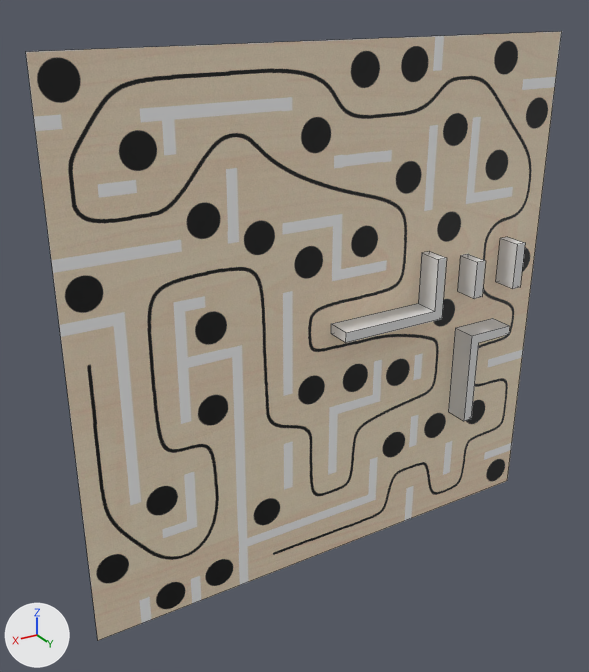
What one commit did to the Blender file assets/board.blend.
Before and after are seen from a 50 mm lens placed at (7.99, 11.8, 5.94), pointed at (0.8, -0.17, -0.05). Every picture has the same lights, and +X, +Y and +Z are marked at lower left. Mesh edges are drawn as thin lines.

Objects in the first picture: 'Board', 'Wall2', 'Wall3', 'Wall4', 'Wall5'.
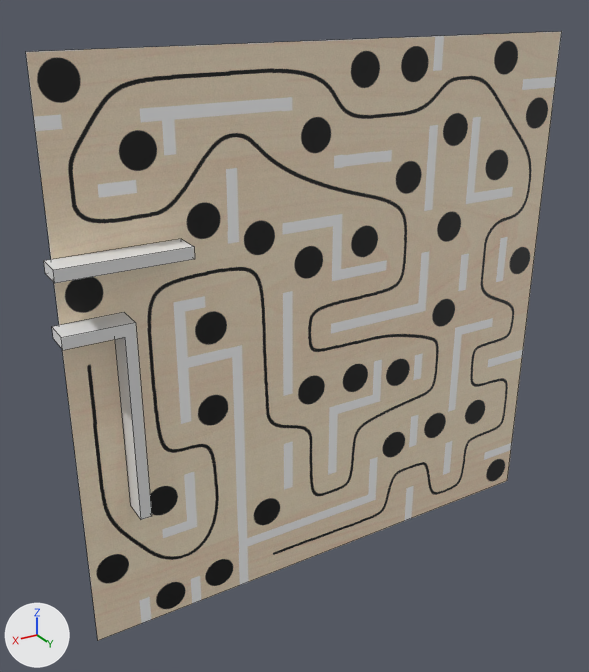
Location of each change, [x1, y1, x2, y2] in pixels of the pictures (589 x 672 px):
'Wall22', added: after [52, 312, 152, 520]
'Wall3', hidden: before [331, 251, 447, 343]
'Wall23', added: after [44, 239, 195, 283]
'Wall2', hidden: before [448, 318, 510, 421]
'Wall4', hidden: before [496, 237, 525, 289]
'Wall5', hidden: before [458, 254, 485, 299]

Patch to the scene script:
```diff
--- a/assets/board.blend.py
+++ b/assets/board.blend.py
@@ me_plane_028 @@
+me_plane_028.from_pydata([(-0.79, 0.35, 0.0), (-1.95, 0.55, 0.0), (-0.79, 0.55, 0.0), (-1.95, 0.55, -0.5), (-0.79, 0.35, -0.5), (-0.79, 0.55, -0.5), (-1.75, 0.35, 0.0), (-1.75, 0.35, -0.5), (-1.95, -3.05, 0.0), (-1.95, -3.05, -0.5), (-1.75, -3.05, 0.0), (-1.75, -3.05, -0.5), (-1.75, 0.35, 0.0), (-1.75, 0.35, -0.5)], [(13, 7), (6, 12)], [(0, 4, 5, 2), (7, 11, 9, 3, 5, 4), (2, 5, 3, 1), (6, 7, 4, 0), (3, 9, 8, 1), (8, 9, 11, 10), (7, 6, 10, 11)])
@@ me_plane_021 @@
+me_plane_021.from_pydata([(-2.99, 0.35, 0.0), (-0.79, 0.35, 0.0), (-2.99, 0.55, 0.0), (-0.79, 0.55, 0.0), (-2.99, 0.55, -0.5), (-2.99, 0.35, -0.5), (-0.79, 0.35, -0.5), (-0.79, 0.55, -0.5)], [], [(1, 6, 7, 3), (5, 4, 7, 6), (2, 4, 5, 0), (3, 7, 4, 2), (0, 5, 6, 1)])
@@ ob_wall2 @@
 ob_wall2.rotation_euler = (-1.571, 3.142, 0.0)  # degrees (-90, 180, 0)
+ob_wall2.hide_set(True)
@@ ob_wall3 @@
 ob_wall3.rotation_euler = (1.571, 0.0, 0.0)  # degrees (90, 0, 0)
+ob_wall3.hide_set(True)
@@ ob_wall4 @@
 ob_wall4.rotation_euler = (1.571, 0.0, 0.0)  # degrees (90, 0, 0)
+ob_wall4.hide_set(True)
@@ ob_wall5 @@
 ob_wall5.rotation_euler = (1.571, 0.0, 0.0)  # degrees (90, 0, 0)
+ob_wall5.hide_set(True)
@@ ob_wall22 @@
+ob_wall22 = bpy.data.objects.new('Wall22', me_plane_028)
+ob_wall22.location = (6.02, 0.0, 0.6)
+ob_wall22.rotation_euler = (1.571, 0.0, 0.0)  # degrees (90, 0, 0)
@@ ob_wall23 @@
+ob_wall23 = bpy.data.objects.new('Wall23', me_plane_021)
+ob_wall23.location = (6.02, 0.0, 1.65)
+ob_wall23.rotation_euler = (1.571, 0.0, 0.0)  # degrees (90, 0, 0)
```
